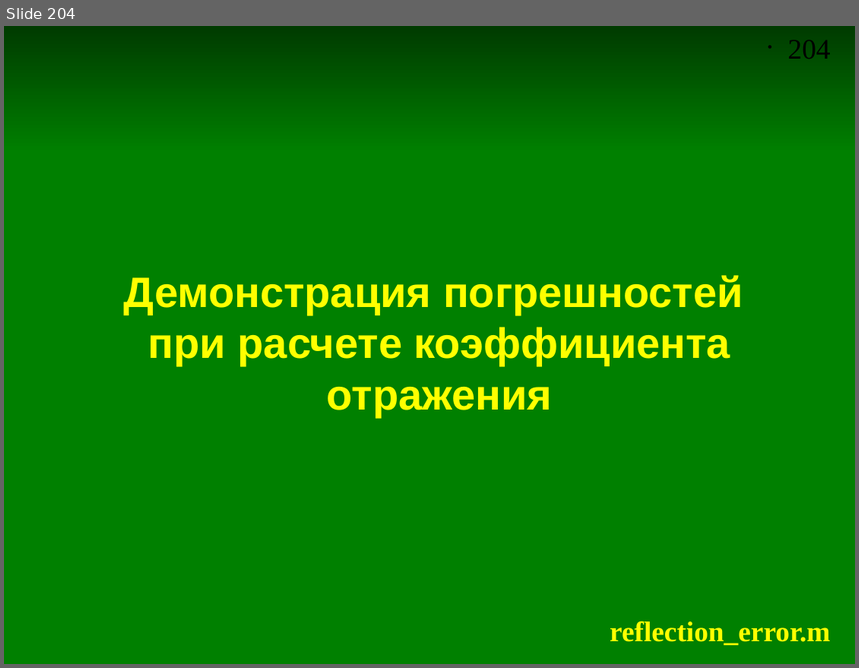
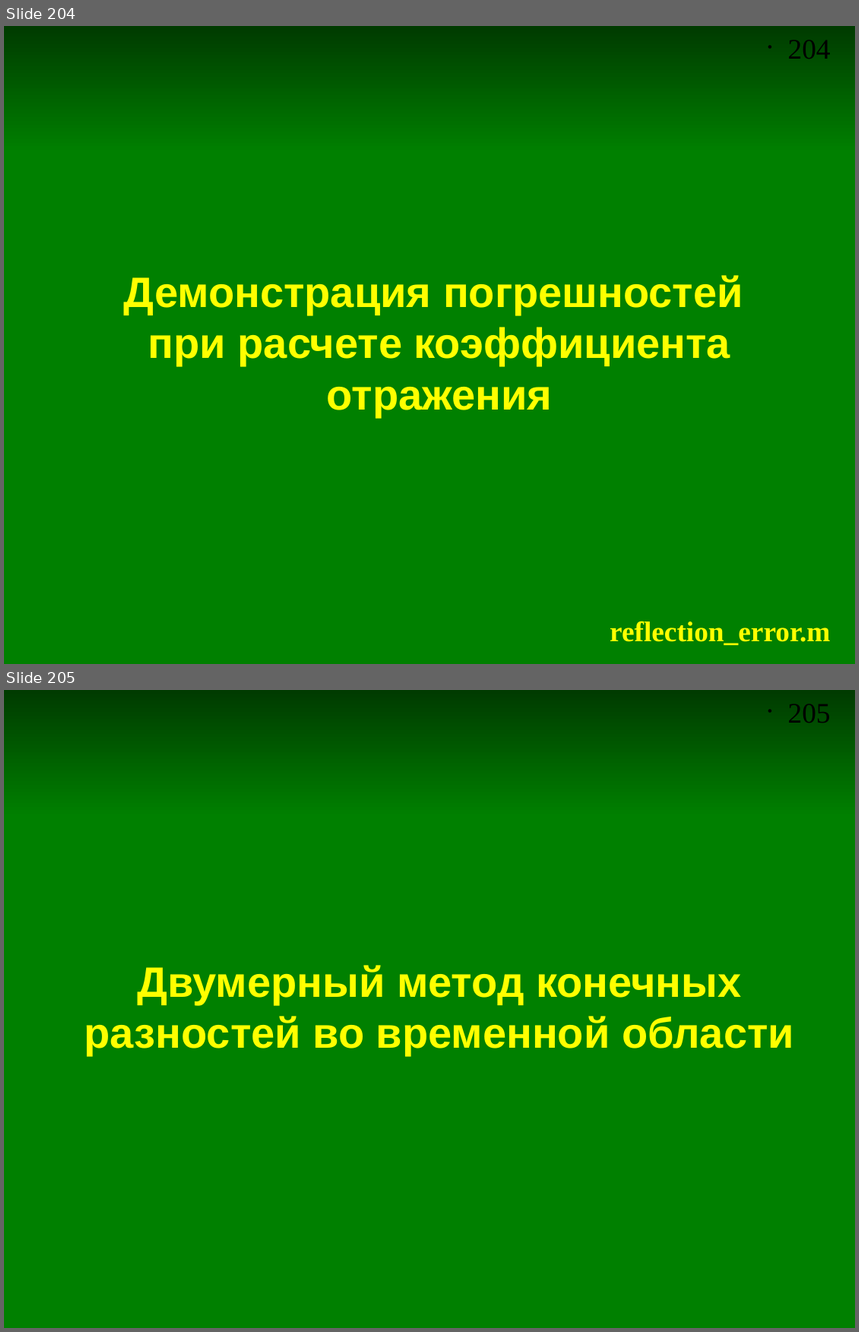
Before and after one commit to andris0147sv/modelling, a slide deck: presentations/2. FDTD.odp. Shown one above the other, each under a label of ours: slide 204 before the commit, slides 204 and 205 after it. The pictures are 859x668 and 859x1332 pixels, drawn with LibreOffice and Linux fonts; fonts in the diff are those of the drawing. Boxes give left, top, right and bottom in pixels: in the first picture for what was removed or moved away, otherwise in the second. Text is boxed around its words. In the diff, an @@ line names an element or a change of style, - is before the commit and + after.

Commit message:
Добавил слайды про двумерный FDTD

```diff
--- a/presentations/2. FDTD.odp
+++ b/presentations/2. FDTD.odp
@@ slide 205 added at (4,690,855,1328), background #FFFFFF; not listed: 2 template elements that a slide beside it also shows @@
@@ rectangle added at (4,815,855,1328), fill #008000, outline #008000 0 pt @@
@@ title added at (85,965,794,1056), 36 pt, text #FFFF00, bold @@
+Двумерный метод конечных разностей во временной области
```
Also in this commit, not shown: 11 other slides added.
